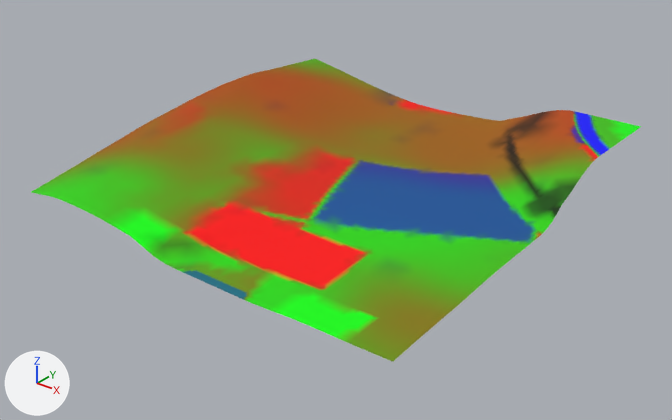
Two versions of the glTF model games/yorimichi/assets/belmonte/meshes/SM_BM_BT_Terrain_1_3.glb, one commit apart.
Camera for both pictures: a camera (50 mm lens) standing at (-326.0, -104.0, 230.0) and looking at (-636.0, 284.0, -10.0). Lighting does not change. The marker at lower left points along +X, +Y and +Z. The older version comes first.

The first picture shows 'SM_BM_BT_Terrain_1_3'.
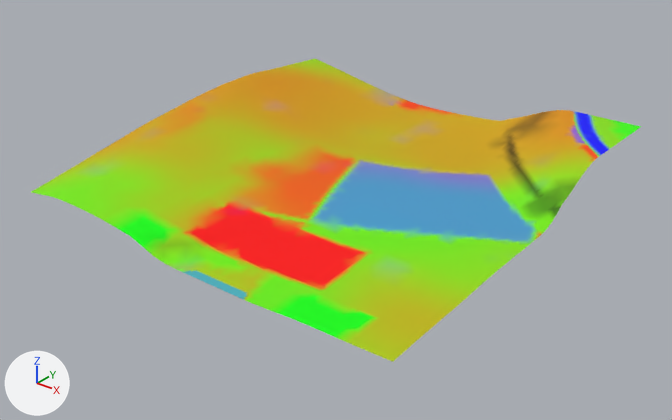
Edits to the bpy script that builds the scene:
```text
Change me_sm_bt_terrain_1_3:
    where me_sm_bt_terrain_1_3.from_pydata(...)  # 2191 vertices, 4220 faces; spans x -768.0..-512.0, y 168.0..424.0, z -3.0..30.0
    used by ob_sm_bm_bt_terrain_1_3; location = (0.0, 0.0, 0.0)
    me_sm_bt_terrain_1_3 part 1: 1169 faces centred in x -766.0..-513.0, y 168.0..423.0, z -3.0..30.0 are repainted in the vertex colours; the middle colour goes from green #39b300 to green #82da00
    me_sm_bt_terrain_1_3 part 2: 1347 faces centred in x -766.0..-513.0, y 190.0..423.0, z -1.0..30.0 are repainted in the vertex colours; the middle colour goes from brown #a45200 to yellow #d29a00
    me_sm_bt_terrain_1_3 part 3: 665 faces centred in x -766.0..-513.0, y 170.0..421.0, z -3.0..30.0 are repainted in the vertex colours; the middle colour goes from yellow #7d7f00 to yellow #babb00
    me_sm_bt_terrain_1_3 part 4: 854 faces centred in x -646.0..-513.0, y 168.0..423.0, z -3.0..30.0 are repainted in the vertex colours; the middle colour goes from blue #12549a to blue #4b9bcc
```

Changed parts and their boxes [x1, y1, x2, y2] in the pictures (672 x 420 px):
part 1 of me_sm_bt_terrain_1_3, recoloured (lighter): [32, 59, 641, 349] in both
part 2 of me_sm_bt_terrain_1_3, recoloured (lighter): [97, 67, 599, 291] in both
part 3 of me_sm_bt_terrain_1_3, recoloured: [76, 62, 596, 362] in both
part 4 of me_sm_bt_terrain_1_3, recoloured (lighter): [185, 111, 610, 299] in both
